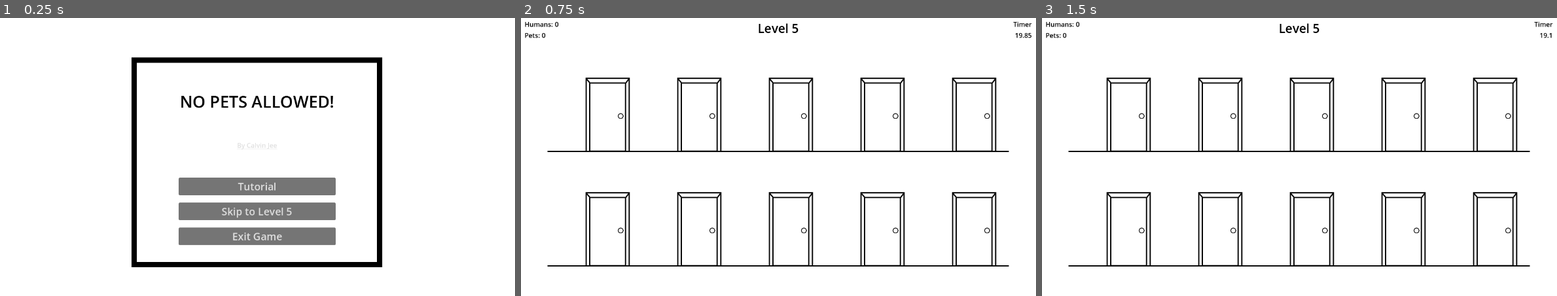
Above: before the commit, frames 1-3 (left to right).
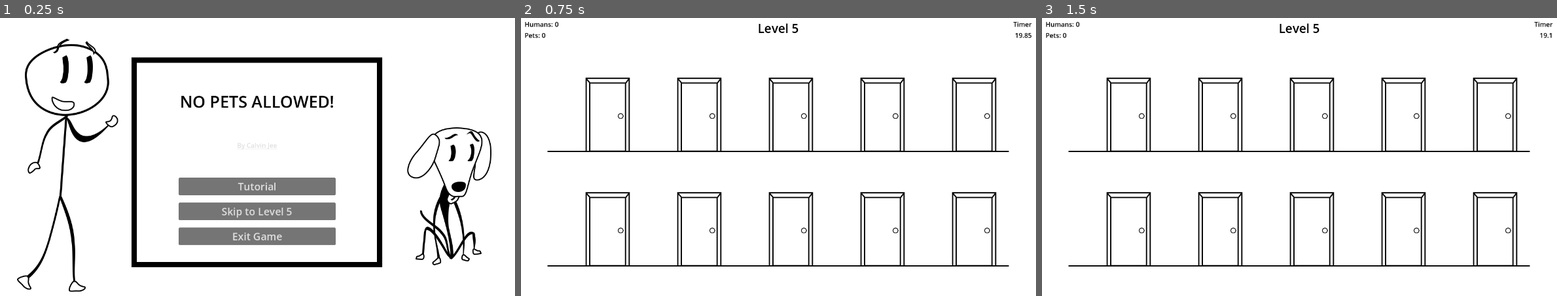
Above: after the commit, the same moments.

Repository: cjee246/NoPetsAllowed
Game: Godot game, scene res://scenes/main/title_screen.tscn
Two runs of this game, one before a commit and one after it. Both use one fixed random seed, a clock stepped at 60 frames per second and the inputs below.
Inputs (mouse positions are in pixels of both pictures, inside the frame that each line leads up to):
- Up to frame 1 (0.25 s): no input
- Up to frame 2 (0.75 s): click "Skip to Level 5" at 0.5 s
- Up to frame 3 (1.5 s): tap Enter at 1.25 s; move the mouse to (1114, 118) at 1.27 s; click (1114, 118) at 1.42 s

The runs differ from the first frame. In frame 1, 3.3% of the frame differs, in the area x 3-96%, y 7-99%; in frame 2, nothing differs; in frame 3, nothing differs.

Commit message:
added art to title screen

Diff:
--- a/no-pets-allowed/scenes/main/title_screen.tscn
+++ b/no-pets-allowed/scenes/main/title_screen.tscn
@@ -1,6 +1,8 @@
-[gd_scene load_steps=2 format=3 uid="uid://2yngd8rda1xv"]
+[gd_scene load_steps=4 format=3 uid="uid://2yngd8rda1xv"]
 
 [ext_resource type="PackedScene" uid="uid://ccnn0y04y4j0c" path="res://scenes/ui/title_card.tscn" id="2_0n22y"]
+[ext_resource type="Texture2D" uid="uid://tpxoqr0ivecq" path="res://assets/visual/photoshop/person.png" id="2_6kkck"]
+[ext_resource type="Texture2D" uid="uid://c455tou2wng2n" path="res://assets/visual/photoshop/pet.png" id="3_mr1mw"]
 
 [node name="TitleScreen" type="Node2D"]
 
@@ -10,3 +12,11 @@
 mouse_filter = 2
 
 [node name="TitleCard" parent="." instance=ExtResource("2_0n22y")]
+
+[node name="Human" type="Sprite2D" parent="."]
+position = Vector2(164, 365)
+texture = ExtResource("2_6kkck")
+
+[node name="Pet" type="Sprite2D" parent="."]
+position = Vector2(1113, 364)
+texture = ExtResource("3_mr1mw")
Not shown, removed: no-pets-allowed/builds/web/index.apple-touch-icon.png.import
Not shown, removed: no-pets-allowed/builds/web/index.icon.png.import
Not shown, removed: no-pets-allowed/builds/web/index.png.import
Not shown, changed: no-pets-allowed/export_presets.cfg
Not shown, removed: no-pets-allowed/builds/web/index.apple-touch-icon.png
Not shown, removed: no-pets-allowed/builds/web/index.audio.position.worklet.js
Not shown, removed: no-pets-allowed/builds/web/index.audio.worklet.js
Not shown, removed: no-pets-allowed/builds/web/index.html
Not shown, removed: no-pets-allowed/builds/web/index.icon.png
Not shown, removed: no-pets-allowed/builds/web/index.js
Not shown, removed: no-pets-allowed/builds/web/index.pck
Not shown, removed: no-pets-allowed/builds/web/index.png
(and 4 more such lines)
